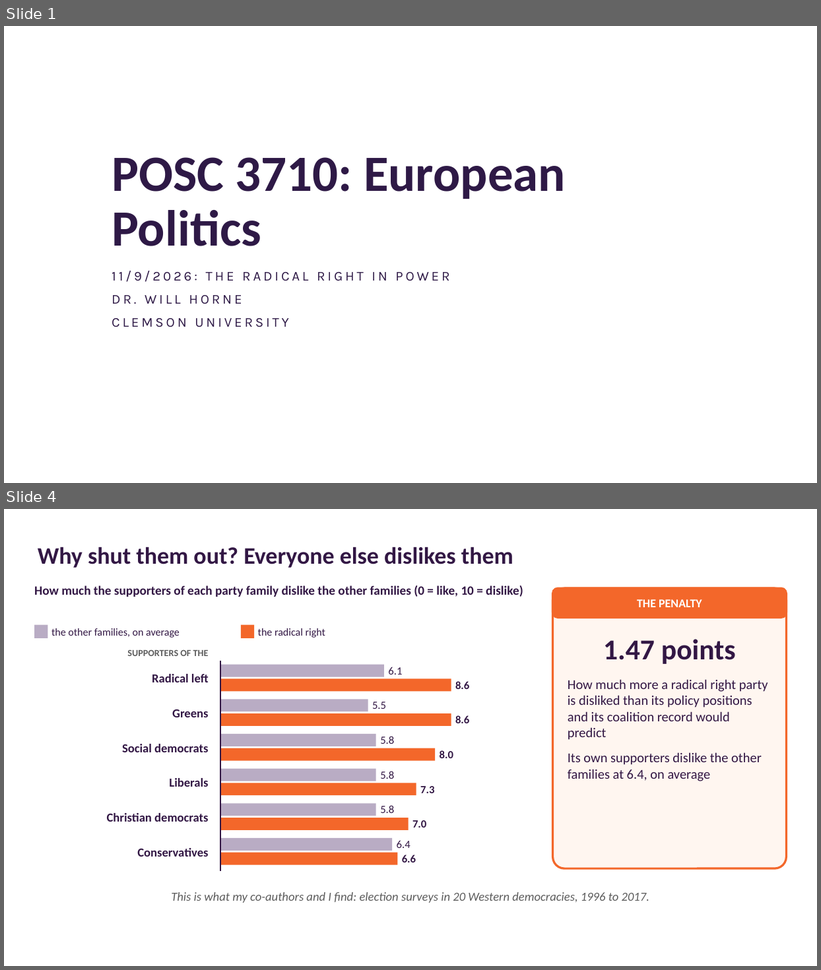
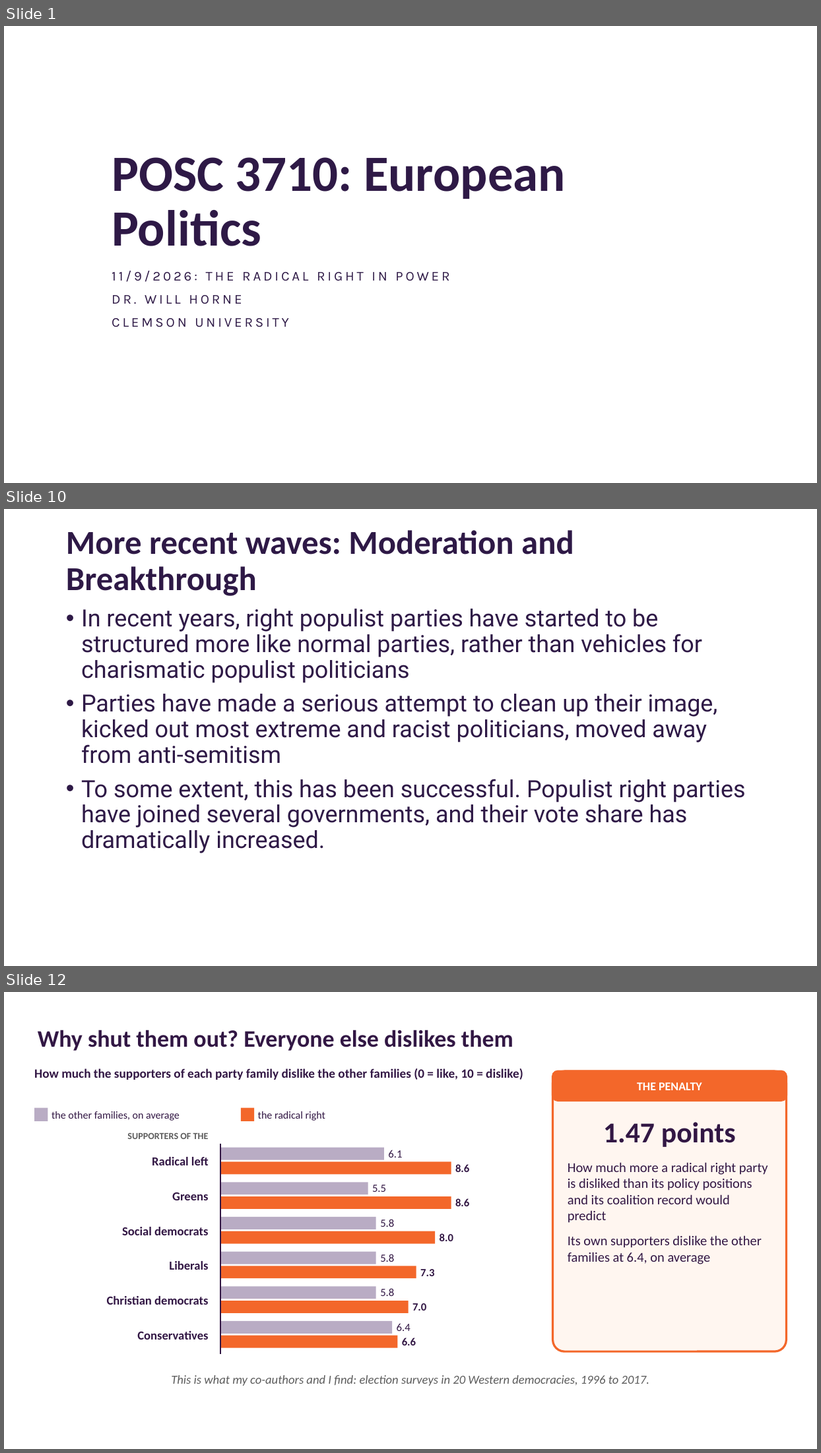
Before and after one commit to Will-Horne/will-horne.github.io, a slide deck: posc-3710/2026-11-09-the-radical-right-in-power.pptx. Shown one above the other, each under a label of ours: slides 1 and 4 before the commit, slides 1, 10 and 12 after it; the slides between them are not shown. The pictures are 821x970 and 821x1453 pixels, drawn with LibreOffice and Linux fonts; fonts in the diff are those of the drawing; background and template pictures are left out. Boxes give left, top, right and bottom in pixels: in the first picture for what was removed or moved away, otherwise in the second. Text is boxed around its words. In the diff, an @@ line names an element or a change of style, - is before the commit and + after.

Commit message:
Update lecture: The Radical Right in Power

```diff
--- a/posc-3710/2026-11-09-the-radical-right-in-power.pptx
+++ b/posc-3710/2026-11-09-the-radical-right-in-power.pptx
@@ slide 10 added at (4, 509, 817, 966), background picture (left out) @@
@@ title added at (66, 530, 574, 596), 39.6 pt, text #2E1946, bold @@
+More recent waves: Moderation and Breakthrough
@@ text added at (81, 609, 746, 854), 28 pt, text #2E1946 @@
+• In recent years, right populist parties have started to be structured more like normal parties, rather than vehicles for charismatic populist politicians
+• Parties have made a serious attempt to clean up their image, kicked out most extreme and racist politicians, moved away from anti-semitism
+• To some extent, this has been successful. Populist right parties have joined several governments, and their vote share has dramatically increased.
@@ what was slide 4 is now slide 12 @@
```
Also in this commit, not shown: 1 slide changed, 8 other slides added, 1 slide removed, 1 other file.
